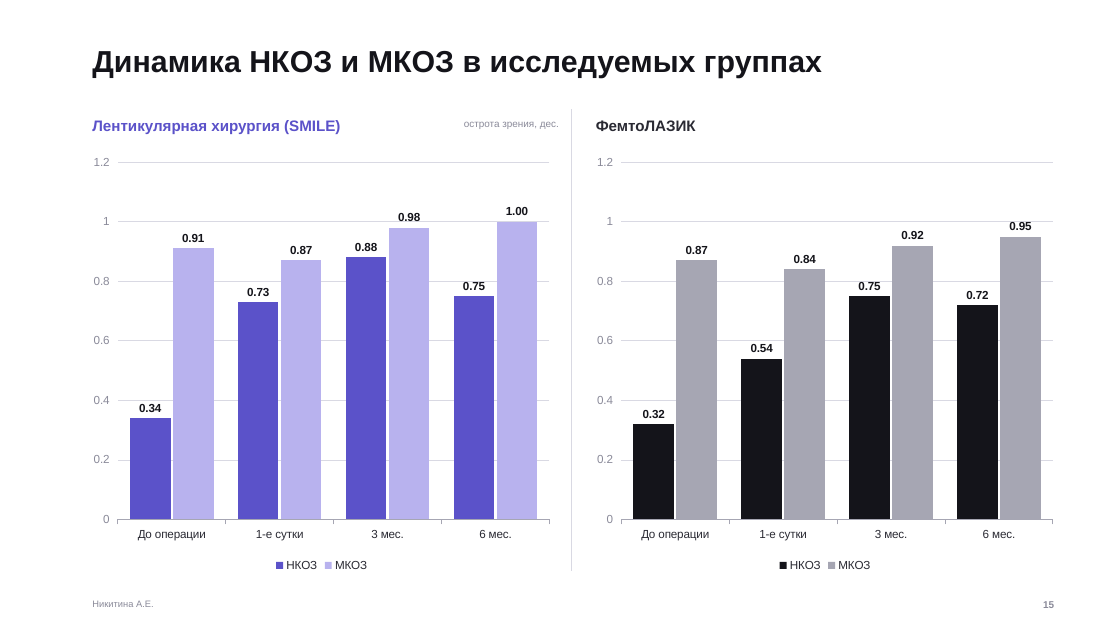
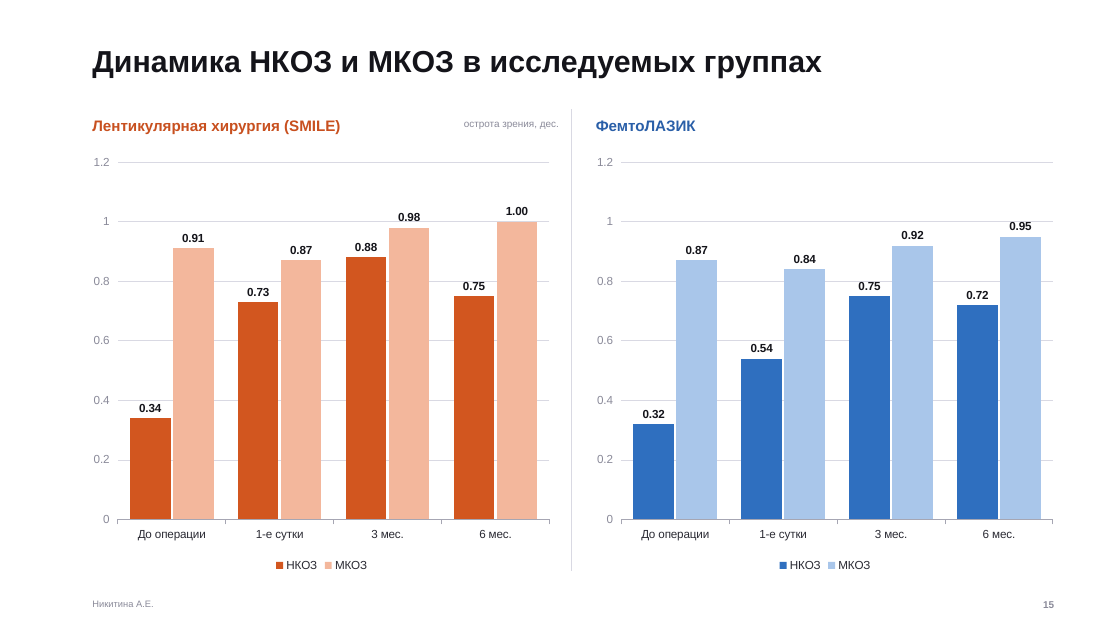
Before and after one commit to anastasianik2403-source/Mixed-astigmatism-calculator, a slide deck: slide 15 of presentations/Template7_Purple-Minimal.pptx. Drawn at 1120x630 pixels with LibreOffice and Linux fonts; fonts in the diff are those of the drawing; background and template pictures are left out. Boxes give left, top, right and bottom in pixels: in the first picture for what was removed or moved away, otherwise in the second. Text is boxed around its words. In the diff, an @@ line names an element or a change of style, - is before the commit and + after.

```diff
--- a/presentations/Template7_Purple-Minimal.pptx
+++ b/presentations/Template7_Purple-Minimal.pptx
@@ text "Лентикулярная хирургия (SMILE)" at <box>92,120,340,134</box>: text colour #5B52C9 to #C8501F @@
@@ text "ФемтоЛАЗИК" at <box>596,120,696,131</box>: text colour #2A2A33 to #2A5FA8 @@
@@ column chart at <box>84,147,559,576</box> @@
@@ colour of НКОЗ #5B52C9 to #D2561F @@
@@ colour of МКОЗ #B8B2EE to #F3B79C @@
@@ column chart at <box>588,147,1063,576</box> @@
@@ colour of НКОЗ #14141A to #2F6FBF @@
@@ colour of МКОЗ #A6A6B3 to #A9C6EA @@
```
Also in this commit, not shown: 8 other slides changed, 17 other files.
